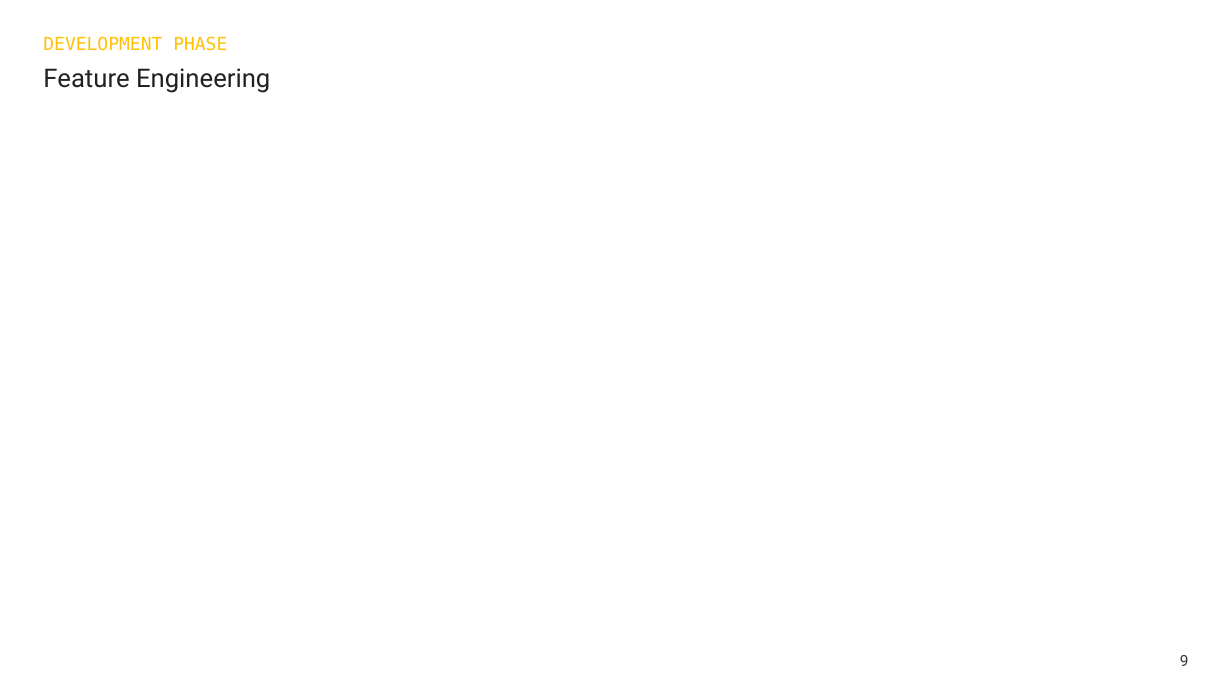
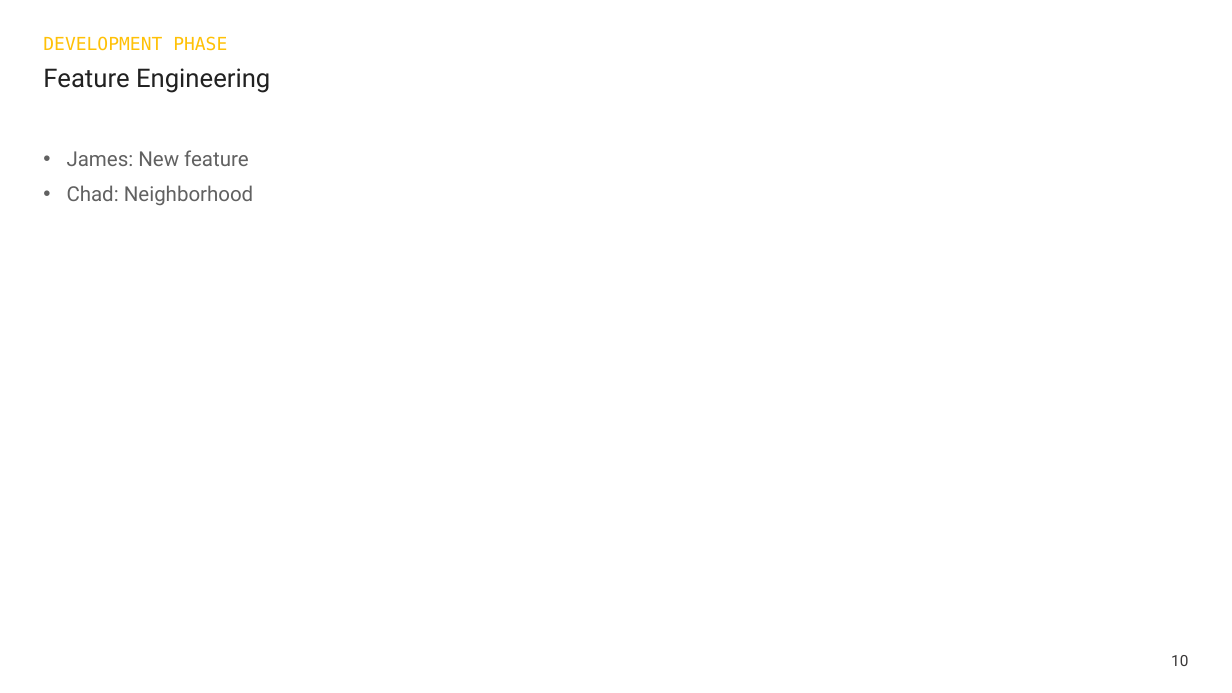
Before and after one commit to AlexGalczak/ML-Ames, a slide deck: slide 10 of ppt/ML-Ames.pptx (slide 9 before the commit). Drawn at 1232x693 pixels with LibreOffice and Linux fonts; fonts in the diff are those of the drawing. Boxes give left, top, right and bottom in pixels: in the first picture for what was removed or moved away, otherwise in the second. Text is boxed around its words. In the diff, an @@ line names an element or a change of style, - is before the commit and + after.

Commit message:
update ml part - chad

```diff
--- a/ppt/ML-Ames.pptx
+++ b/ppt/ML-Ames.pptx
@@ text added at (67,150,253,205), 16 pt, text #616161 @@
+• James: New feature
+• Chad: Neighborhood
@@ page number at (1171,655,1188,666): text changed @@
-9
+10
```
Also in this commit, not shown: 8 other slides changed, 1 slide added, 2 other files.
